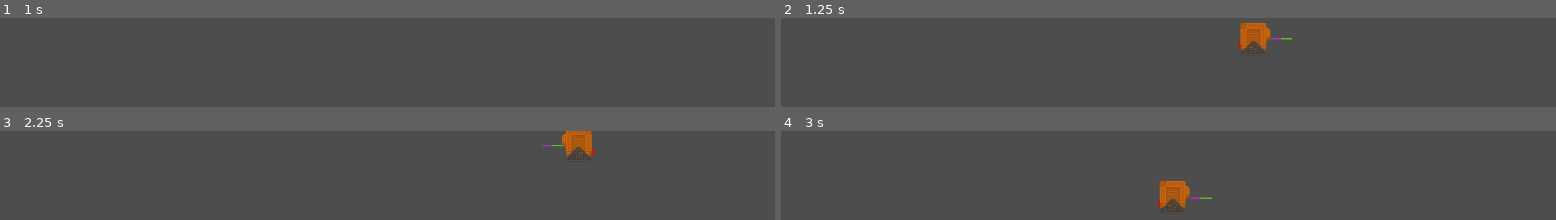
Above: before the commit, frames 1-4 (two rows, left to right).
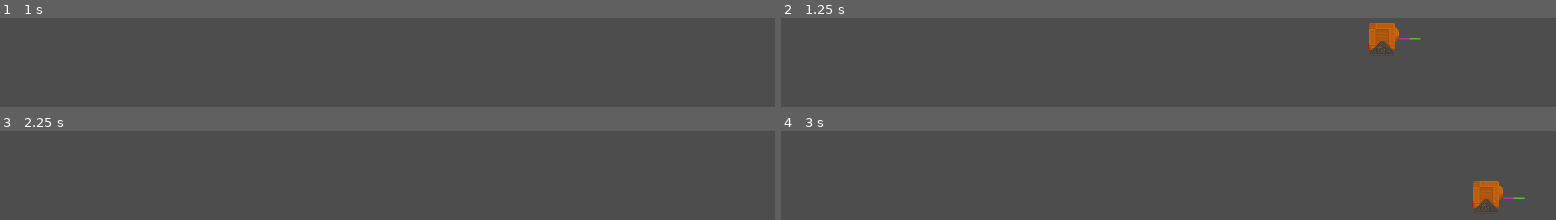
Above: after the commit, the same moments.

Repository: ebeardy/GMTK2024
Game: Godot game, scene res://warehouse.tscn
Two runs of this game, one before a commit and one after it. Both use one fixed random seed, a clock stepped at 60 frames per second and the inputs below.
Inputs:
- Up to frame 1 (1 s): tap Enter (ui_accept) at 0.5, 0.77 s; hold D (ui_right) from 0.53 s (still down)
- Up to frame 2 (1.25 s): keep holding D (ui_right)
- Up to frame 3 (2.25 s): tap Enter (ui_accept) at 1.52, 2 s; release D (ui_right) at 2.03 s; hold A (ui_left) from 2.03 s (still down)
- Up to frame 4 (3 s): release A (ui_left) at 2.78 s; hold D (ui_right) from 2.78 s (still down)

Frame 1 is identical in both runs. In frame 2, 2.2% of the frame differs, in the area x 58-83%, y 5-41%; in frame 3, 1.0%; in frame 4, 2.3%, in the area x 48-96%, y 56-92%.

Commit message:
bar doesn't slow down player on right

Diff:
--- a/forklift_bar.tscn
+++ b/forklift_bar.tscn
@@ -18,6 +18,8 @@
 }]
 
 [node name="ForkliftBar" type="CharacterBody2D"]
+collision_layer = 2
+collision_mask = 2
 script = ExtResource("1_1btr2")
 
 [node name="CollisionShape2D" type="CollisionShape2D" parent="."]
--- a/player.tscn
+++ b/player.tscn
@@ -46,6 +46,8 @@
 [node name="ForkliftBar" type="CharacterBody2D" parent="."]
 z_index = 1
 position = Vector2(40, 0)
+collision_layer = 2
+collision_mask = 2
 script = ExtResource("4_rgkbx")
 
 [node name="CollisionShape2D" type="CollisionShape2D" parent="ForkliftBar"]
